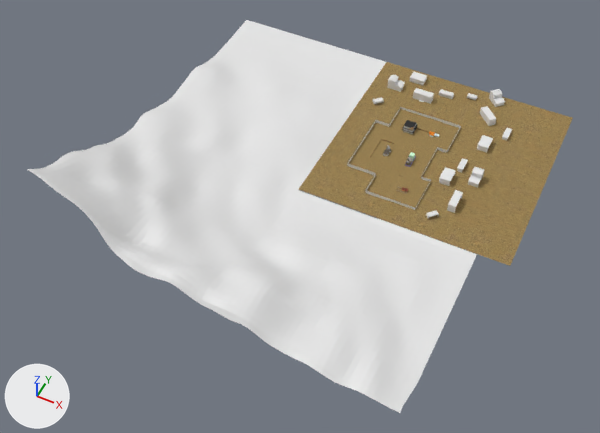
Renders of the FBX model Galactic Battle League/Assets/Models/Organic/inferno/inferno.FBX from each side of a commit.
Rendered twice from a camera (50 mm lens) standing at (431.0, -1015.0, 1136.0) and looking at (-18.0, -116.0, 12.0). Lighting does not change. The marker at lower left points along +X, +Y and +Z. Where no turn or scale is listed for an object, it has been applied to the vertices. Vertices at the same position are counted once.

In view in the first picture: 'boundary_field', 'e_006', 'e_016', 'e_017', 'e_018', 'e_019', 'e_mountain', 'floor_inbound', 'floor_outbound'.
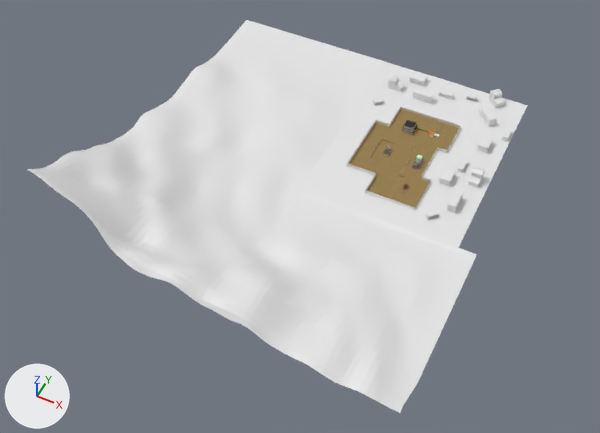
What differs and where, as boxes [x1, y1, x2, y2] in the pictures (600 x 433 px; the box of a moved part takes in the faces that stretch with it):
'floor_outbound', deleted (brown): before [299, 62, 573, 266]
'e_outbound', added: after [296, 62, 527, 248]
'e_012', added: after [413, 88, 434, 104]
'e_009', added: after [489, 89, 505, 108]
'e_016', deleted: before [477, 135, 493, 153]
'e_017', deleted: before [410, 72, 427, 85]
'e_019', deleted: before [438, 89, 454, 99]
'e_018', deleted: before [502, 128, 512, 141]
'e_015', added: after [373, 97, 384, 104]
'e_010', added: after [466, 93, 477, 101]
part 1 of me_mesh_033, moved or reshaped: before [373, 97, 384, 104]; after [477, 135, 493, 153]

Diff of the bpy script that builds the scene:
```diff
--- a/Galactic Battle League/Assets/Models/Organic/inferno/inferno.FBX.py
+++ b/Galactic Battle League/Assets/Models/Organic/inferno/inferno.FBX.py
@@ me_mesh_033 @@
 # used by ob_e_006; location = (-15.0, 250.0, 3.0); rotation_euler = (0.0, 0.0, 2.356), in degrees (0, 0, 135); scale = (0.01, 0.01, 0.01)
-me_mesh_033.from_pydata(...)  # 50 vertices, 27 faces; spans x -550.0..550.0, y -550.0..1550.0, z 0.0..850.0
+me_mesh_033.from_pydata(...)  # 36 vertices, 26 faces; spans x -1100.0..1100.0, y -1600.0..1600.0, z 0.0..1400.0
+# me_mesh_033 part 1: 50 vertices removed from x -550.0..550.0, y -550.0..1550.0, z 0.0..850.0; 36 vertices added at x -1100.0..1100.0, y -1600.0..1600.0, z 0.0..1400.0
@@ me_mesh_012_1 @@
+me_mesh_012_1.from_pydata(...)  # 50 vertices, 27 faces; spans x -14.8..7.8, y -14.8..7.8, z 0.0..8.5
@@ me_mesh_008_1 @@
+me_mesh_008_1.from_pydata(...)  # 50 vertices, 27 faces; spans x -15.5..5.5, y -5.5..5.5, z 0.0..8.5
@@ me_mesh_007_1 @@
+me_mesh_007_1.from_pydata(...)  # 44 vertices, 27 faces; spans x -18.4..18.4, y -18.4..18.4, z 0.0..24.0
@@ me_mesh_038_1 @@
+me_mesh_038_1.from_pydata(...)  # 46 vertices, 25 faces; spans x -60.0..261.0, y -51.0..380.0, z 2.0..3.0
@@ me_mesh_039_1 @@
+me_mesh_039_1.from_pydata(...)  # 80 vertices, 76 faces; spans x -71.6..0.1, y -35.0..35.0, z -1.9..0.4
@@ me_mesh_010_1 @@
+me_mesh_010_1.from_pydata(...)  # 62 vertices, 44 faces; spans x -20.0..20.0, y -10.5..7.5, z 0.0..17.0
@@ ob_floor_outbound @@
-ob_floor_outbound = bpy.data.objects.new('floor_outbound', me_mesh_040)
-ob_floor_outbound.location = (0.0, 0.0, 0.0)
@@ ob_e_017 @@
-ob_e_017 = bpy.data.objects.new('e_017', me_mesh_026)
-ob_e_017.location = (30.0, 350.0, 2.0)
@@ ob_e_019 @@
-ob_e_019 = bpy.data.objects.new('e_019', me_mesh_024)
-ob_e_019.location = (100.0, 330.0, 3.0)
@@ ob_e_018 @@
-ob_e_018 = bpy.data.objects.new('e_018', me_mesh_025)
-ob_e_018.location = (250.0, 270.0, 2.0)
@@ ob_e_016 @@
-ob_e_016 = bpy.data.objects.new('e_016', me_mesh_027)
-ob_e_016.location = (220.0, 220.0, 2.0)
@@ ob_e_015 @@
+ob_e_015 = bpy.data.objects.new('e_015', me_mesh_012_1)
+ob_e_015.location = (-15.0, 250.0, 3.0)
@@ ob_e_010 @@
+ob_e_010 = bpy.data.objects.new('e_010', me_mesh_008_1)
+ob_e_010.location = (156.0, 347.0, 2.0)
@@ ob_e_009 @@
+ob_e_009 = bpy.data.objects.new('e_009', me_mesh_007_1)
+ob_e_009.location = (200.0, 360.0, 2.0)
@@ ob_e_outbound @@
+ob_e_outbound = bpy.data.objects.new('e_outbound', me_mesh_038_1)
+ob_e_outbound.location = (0.0, 0.0, 0.0)
@@ ob_floor_rail_guard @@
+ob_floor_rail_guard = bpy.data.objects.new('floor_rail_guard', me_mesh_039_1)
+ob_floor_rail_guard.location = (101.0, 110.0, 4.0)
@@ ob_e_012 @@
+ob_e_012 = bpy.data.objects.new('e_012', me_mesh_010_1)
+ob_e_012.location = (60.0, 300.0, 3.0)
```
